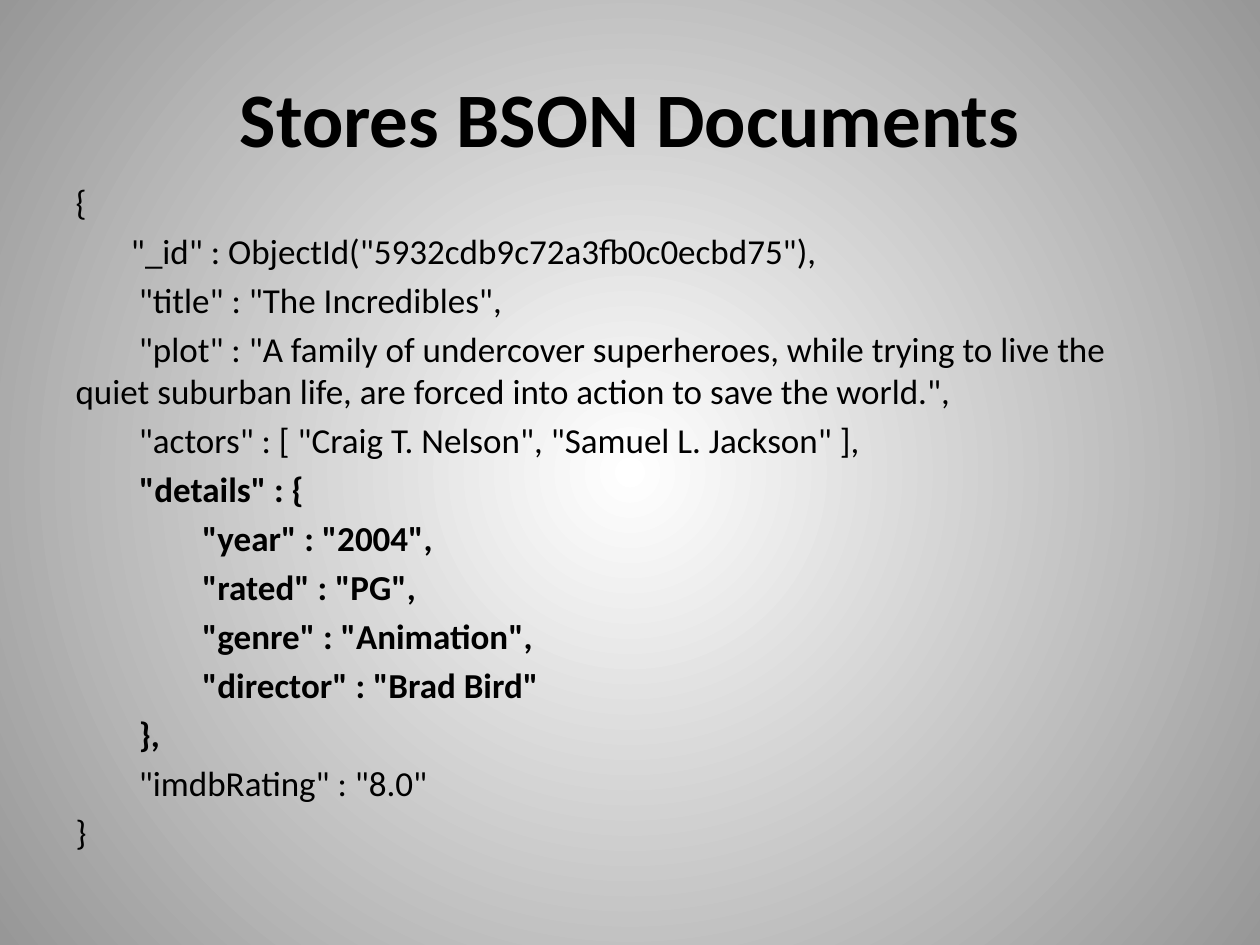
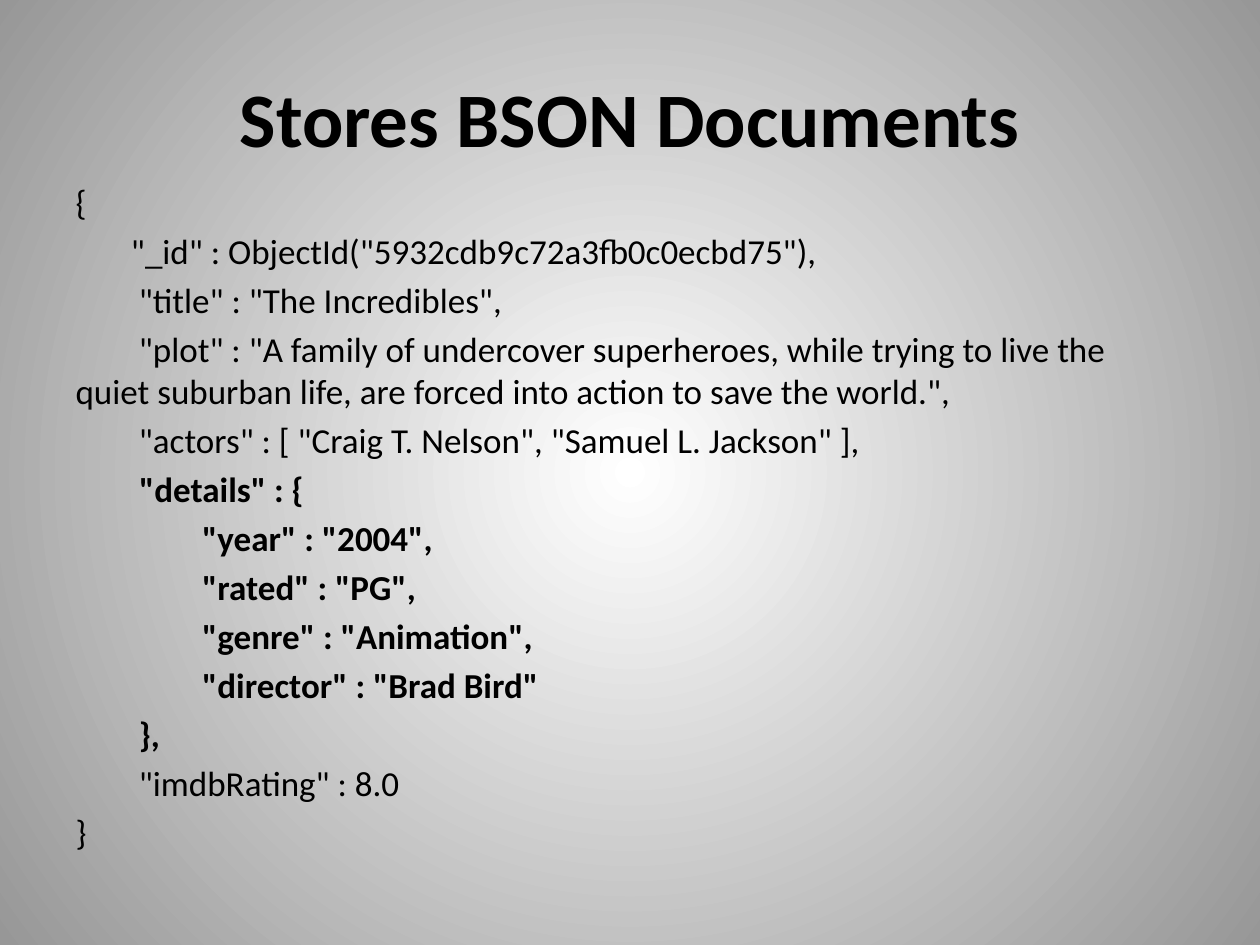
Before and after one commit to dvanvali/mongoDbPresentation, a slide deck: slide 6 of MongoDB.pptx. Drawn at 1260x945 pixels with LibreOffice and Linux fonts; fonts in the diff are those of the drawing. Boxes give left, top, right and bottom in pixels: in the first picture for what was removed or moved away, otherwise in the second. Text is boxed around its words. In the diff, an @@ line names an element or a change of style, - is before the commit and + after.

```diff
--- a/MongoDB.pptx
+++ b/MongoDB.pptx
@@ text at bbox=[139, 771, 399, 802]: text changed @@
-"imdbRating" : "8.0"
+"imdbRating" : 8.0
```
Also in this commit, not shown: 7 other slides changed, 1 other file.
